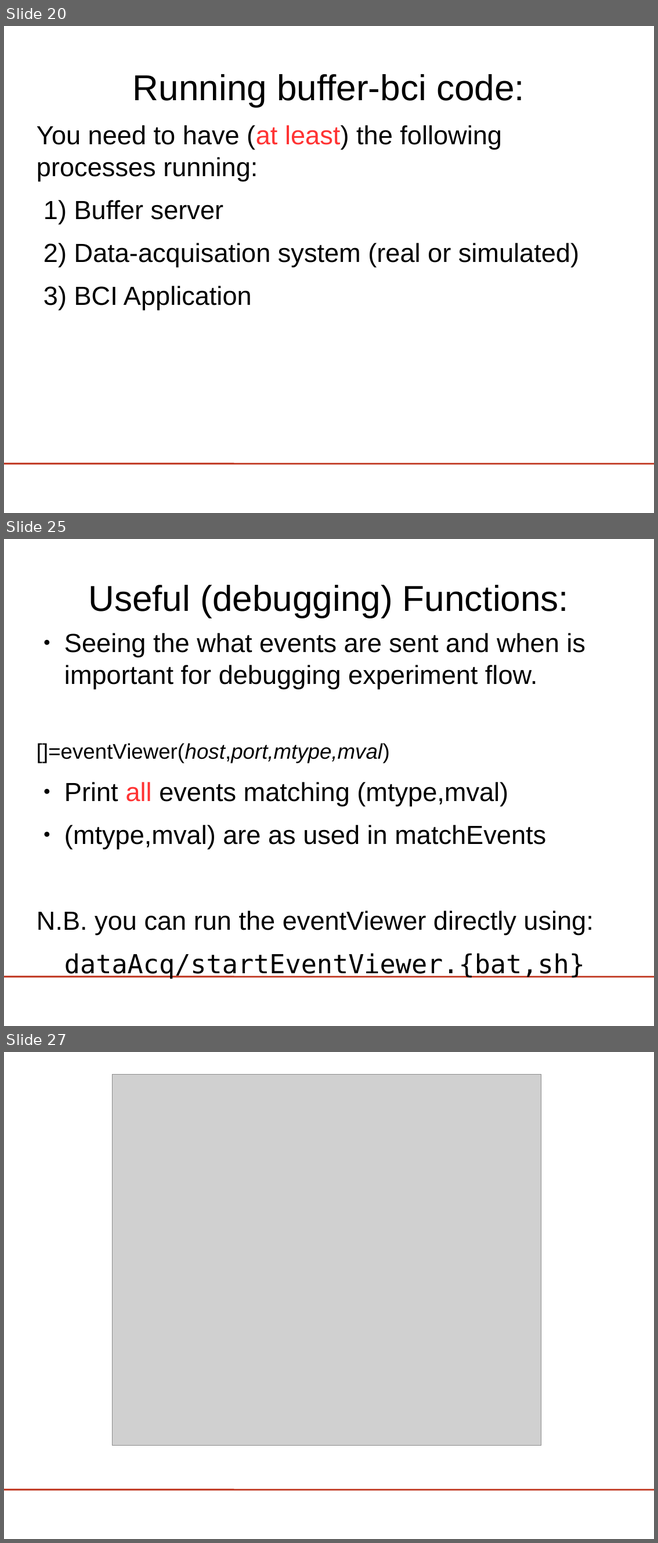
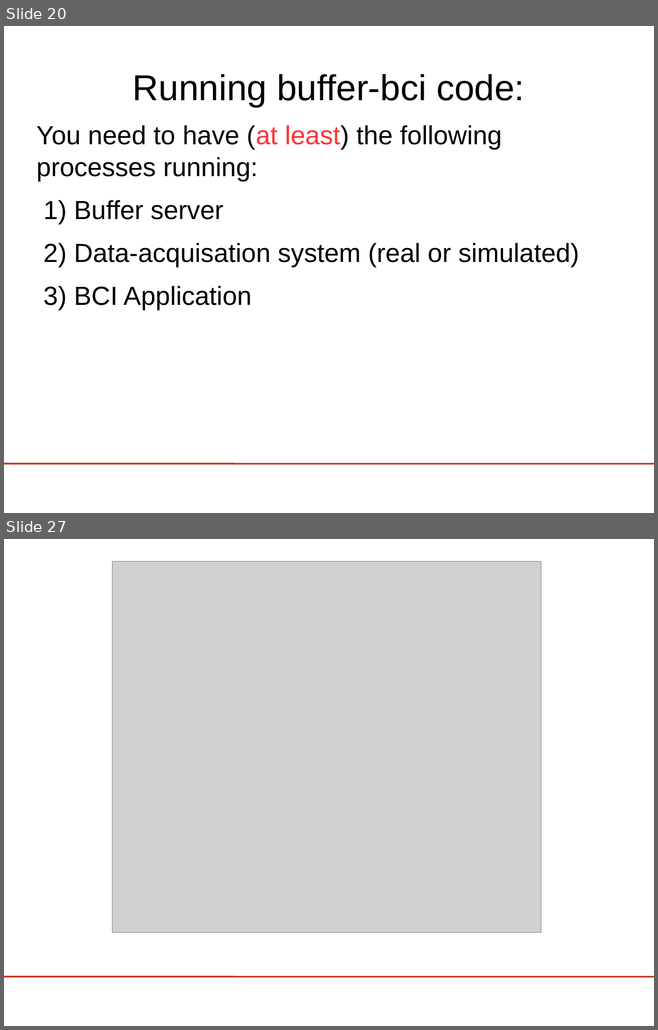
Before and after one commit to jadref/buffer_bci, a slide deck: tutorial/lect3-helloworld/HelloWorld_ERPViewer.odp. Shown one above the other, each under a label of ours: slides 20, 25 and 27 before the commit, slides 20 and 27 after it; the slides between them are not shown. The pictures are 658x1543 and 658x1030 pixels, drawn with LibreOffice and Linux fonts; fonts in the diff are those of the drawing; grey boxes stand for pictures; background and template pictures are left out. Boxes give left, top, right and bottom in pixels: in the first picture for what was removed or moved away, otherwise in the second. Text is boxed around its words. In the diff, an @@ line names an element or a change of style, - is before the commit and + after.

```diff
--- a/tutorial/lect3-helloworld/HelloWorld_ERPViewer.odp
+++ b/tutorial/lect3-helloworld/HelloWorld_ERPViewer.odp
@@ slide 25 removed at (x1=4, y1=539, x2=654, y2=1026), background #FFFFFF; not listed: 1 template element that a slide beside it also shows @@
@@ title removed at (x1=88, y1=585, x2=568, y2=617) @@
-Useful (debugging) Functions:
@@ text removed at (x1=36, y1=633, x2=593, y2=935) @@
-● Seeing the what events are sent and when is important for debugging experiment flow.
-[]=eventViewer(host,port,mtype,mval)
-● Print all events matching (mtype,mval)
-● (mtype,mval) are as used in matchEvents
-N.B. you can run the eventViewer directly using:
-dataAcq/startEventViewer.{bat,sh}
```
Also in this commit, not shown: 6 slides changed, 1 slide added, 1 other file.
